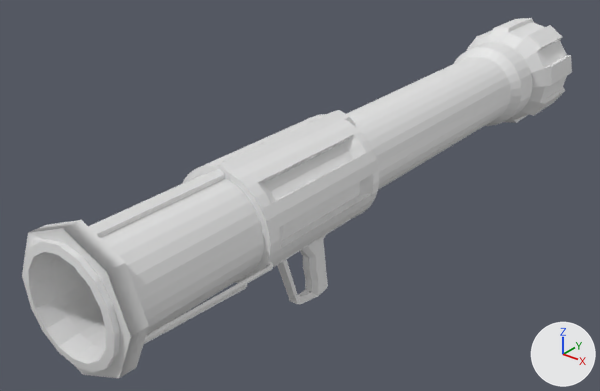
Renders of the FBX model Defenders/Assets/Player/WeaponStuff/Tier2 Weapons/RocketLauncher/Models/RocketLauncher.fbx from each side of a commit.
Both versions are drawn from a 50 mm camera at (7.11, -8.89, 6.5) aimed at (-0.87, 1.09, 0.32). The lights are fixed; the arrows at lower right show +X, +Y and +Z. Where no turn or scale is listed for an object, it has been applied to the vertices.

The scene before the commit, as lines of its bpy script (objects in view):
```python
ob_cube = bpy.data.objects.new('Cube', me_cube_001)
ob_cube.location = (0.0, -2.89, 1.97)
ob_cylinder = bpy.data.objects.new('Cylinder', me_cylinder)
ob_cylinder.location = (0.0, 3.01, 1.17)
ob_cylinder_001 = bpy.data.objects.new('Cylinder.001', me_cylinder_002)
ob_cylinder_001.location = (0.0, -4.08, 1.17)
ob_cylinder_002 = bpy.data.objects.new('Cylinder.002', me_cylinder_005)
ob_cylinder_002.location = (0.0, -4.09, 1.17)
ob_cylinder_003 = bpy.data.objects.new('Cylinder.003', me_cylinder_004)
ob_cylinder_003.location = (0.0, 7.41, 1.17)
ob_cylinder_004 = bpy.data.objects.new('Cylinder.004', me_cylinder_001)
ob_cylinder_004.location = (0.0, -1.69, 1.17)
ob_plane = bpy.data.objects.new('Plane', me_plane)
ob_plane.location = (0.0, 0.31, -0.42)
```
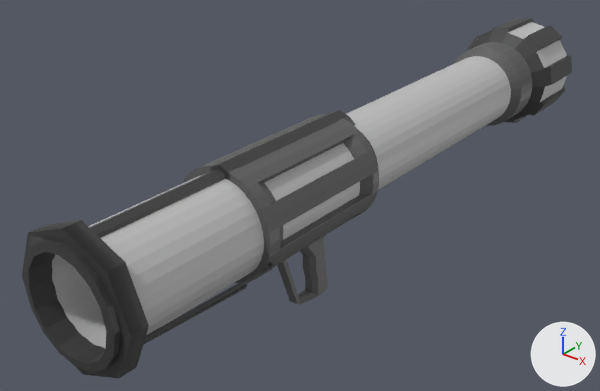
Location of each change, (x1, y1, x2, y2) in pixels of the pictures (600 x 391 px):
'Cylinder.002', recoloured (grey to black): (24, 240, 120, 373) in both
'Cylinder.001', recoloured (grey to black): (22, 220, 149, 378) in both
'Cylinder.003', recoloured (white to grey): (467, 18, 572, 123) in both
'Cube', recoloured (white to grey): (89, 110, 356, 238) in both
'Plane', recoloured: (277, 235, 328, 305) in both
'Cylinder.004', recoloured (grey to black): (143, 262, 273, 345) in both
part 1 of me_cylinder, recoloured: (52, 42, 532, 349) in both

The change in detail:
Picture 'gun.png' (img_gun_png) is new.
Material 'Tube' (mat_tube) is new.
Its texture is img_gun_png.
Material 'Second' (mat_second) is new.
Its base color is (0.107, 0.107, 0.107) (dark grey #5c5c5c).
Material 'third' (mat_third) is new.
Its base color is (0.0437, 0.0437, 0.0437) (black #3b3b3b).
Material 'BodyMat' (mat_bodymat) is new.
Its texture is img_gun_png.
me_cylinder is used by ob_cylinder; location (0.0, 3.01, 1.17).
me_cylinder had 822 vertices, 822 faces and spanned x -0.86..0.86, y -7.0..3.9, z -1.03..0.86.
me_cylinder now has 826 vertices, 824 faces and spans x -0.86..0.86, y -7.0..3.9, z -1.03..0.86.
me_cylinder part 1: 814 faces spanning x -0.86..0.86, y -7.0..3.9, z -0.86..0.86 switch from no material to mat_bodymat (picture img_gun_png).
me_plane has 72 vertices, 70 faces and spans x -0.126..0.126, y -0.848..0.325, z -0.5..0.6.
me_plane now uses material mat_second (dark grey #5c5c5c).
me_cylinder_004 has 160 vertices, 146 faces and spans x -1.02..1.02, y -1.4..0.83, z -1.02..1.02.
me_cylinder_004 now uses material mat_tube (picture img_gun_png).
me_cylinder_001 has 224 vertices, 200 faces and spans x -0.88..0.88, y -2.25..0.08, z -0.88..-0.25.
me_cylinder_001 now uses material mat_third (black #3b3b3b).
me_cube_001 has 24 vertices, 22 faces and spans x -0.17..0.17, y -1.1..4.1, z -0.17..0.12.
me_cube_001 now uses material mat_third (black #3b3b3b).
me_cylinder_002 has 80 vertices, 50 faces and spans x -1.0..1.0, y -0.11..0.15, z -1.0..1.0.
me_cylinder_002 now uses material mat_third (black #3b3b3b).
me_cylinder_005 has 64 vertices, 64 faces and spans x -0.83..0.83, y -0.2..0.12, z -0.83..0.83.
me_cylinder_005 now uses material mat_third (black #3b3b3b).
